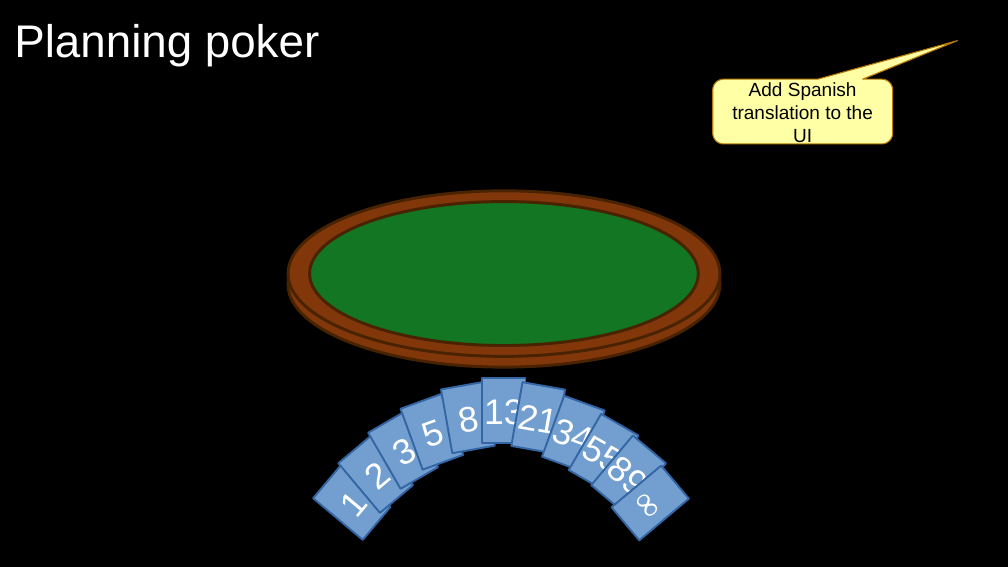
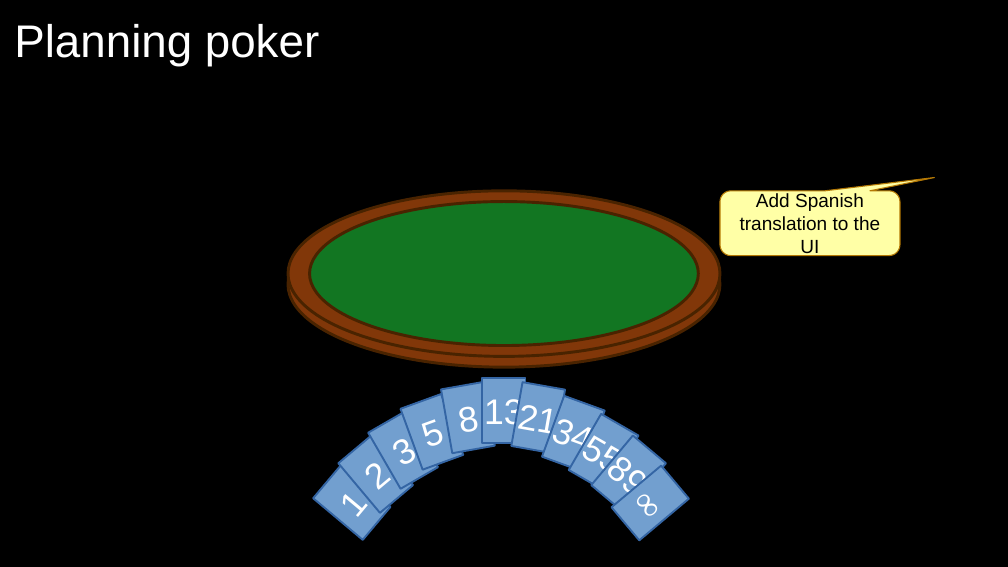
Before and after one commit to exasol/tutorials, a slide deck: slide 9 of estimating/estimating.odp. Drawn at 1008x567 pixels with LibreOffice and Linux fonts; fonts in the diff are those of the drawing; background and template pictures are left out. Boxes give left, top, right and bottom in pixels: in the first picture for what was removed or moved away, otherwise in the second. Text is boxed around its words. In the diff, an @@ line names an element or a change of style, - is before the commit and + after.

```diff
--- a/estimating/estimating.odp
+++ b/estimating/estimating.odp
@@ rounded speech box "Add Spanish translation to the ...": place and size @@
-rounded speech box "Add Spanish translation to the ..." at bbox=[713, 80, 894, 145]
+rounded speech box "Add Spanish translation to the ..." at bbox=[720, 191, 900, 256]
@@ rounded speech box "Add Spanish translation to the ..." at bbox=[720, 191, 900, 256]: proportions changed @@
```
Also in this commit, not shown: 7 other slides changed, 1 slide added.
